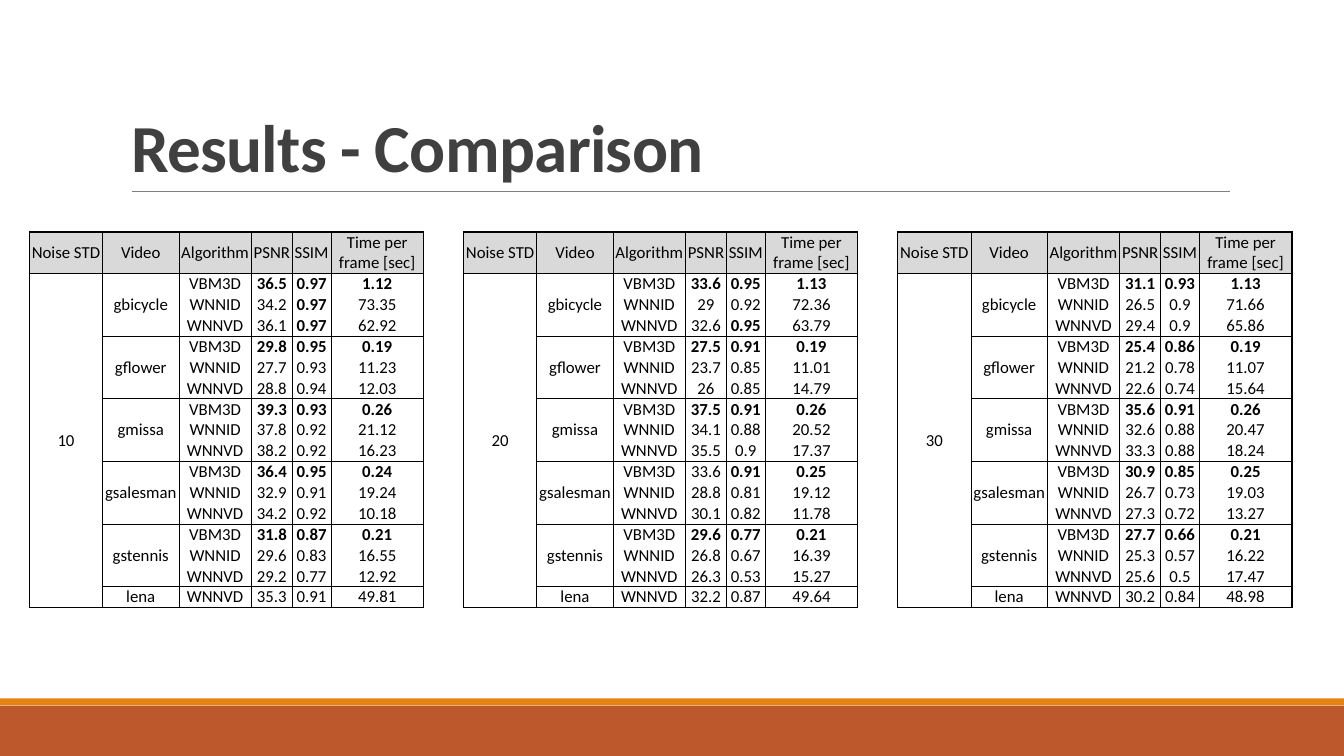
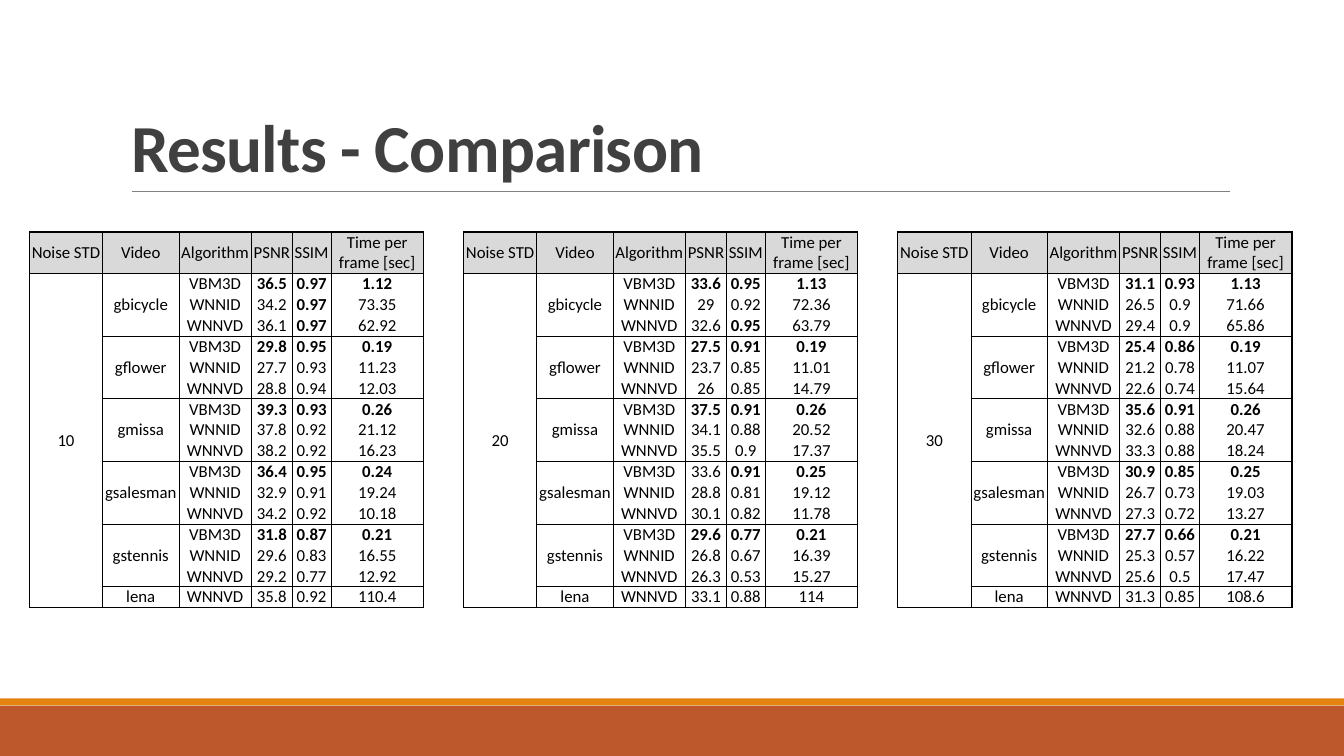
Before and after one commit to roy-hachnochi/WNNM-Video-Denoising, a slide deck: slide 19 of Project Presentation.pptx. Drawn at 1344x756 pixels with LibreOffice and Linux fonts; fonts in the diff are those of the drawing. Boxes give left, top, right and bottom in pixels: in the first picture for what was removed or moved away, otherwise in the second. Text is boxed around its words. In the diff, an @@ line names an element or a change of style, - is before the commit and + after.

Commit message:
Improve lena results

```diff
--- a/Project Presentation.pptx
+++ b/Project Presentation.pptx
@@ table at <box>29,232,424,606</box> @@
-row 17:  | lena | WNNVD | 35.3 | 0.91 | 49.81
+row 17:  | lena | WNNVD | 35.8 | 0.92 | 110.4
@@ table at <box>464,232,859,606</box> @@
-row 17:  | lena | WNNVD | 32.2 | 0.87 | 49.64
+row 17:  | lena | WNNVD | 33.1 | 0.88 | 114
@@ table at <box>898,232,1294,606</box> @@
-row 17:  | lena | WNNVD | 30.2 | 0.84 | 48.98
+row 17:  | lena | WNNVD | 31.3 | 0.85 | 108.6
```
Also in this commit, not shown: 9 other files.
